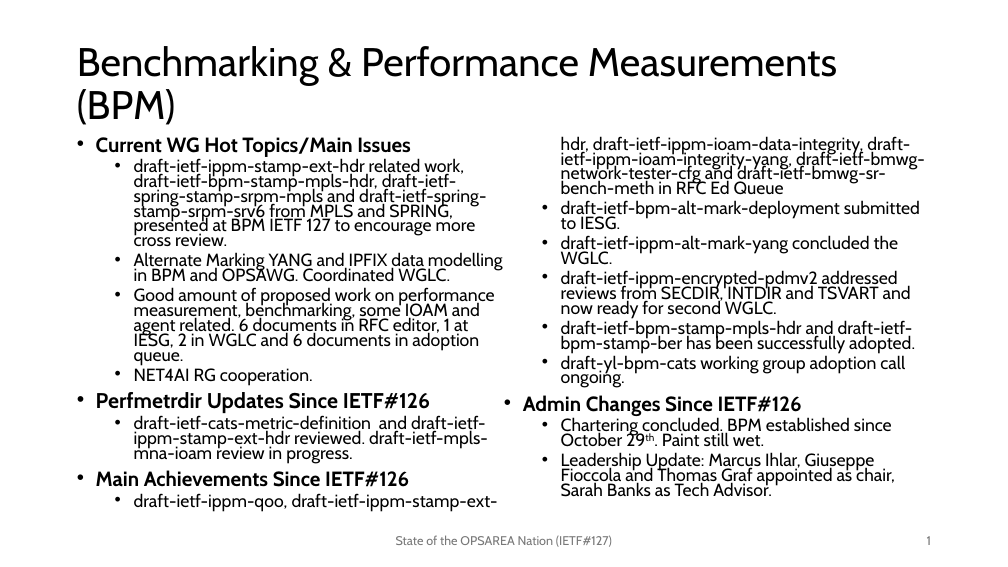
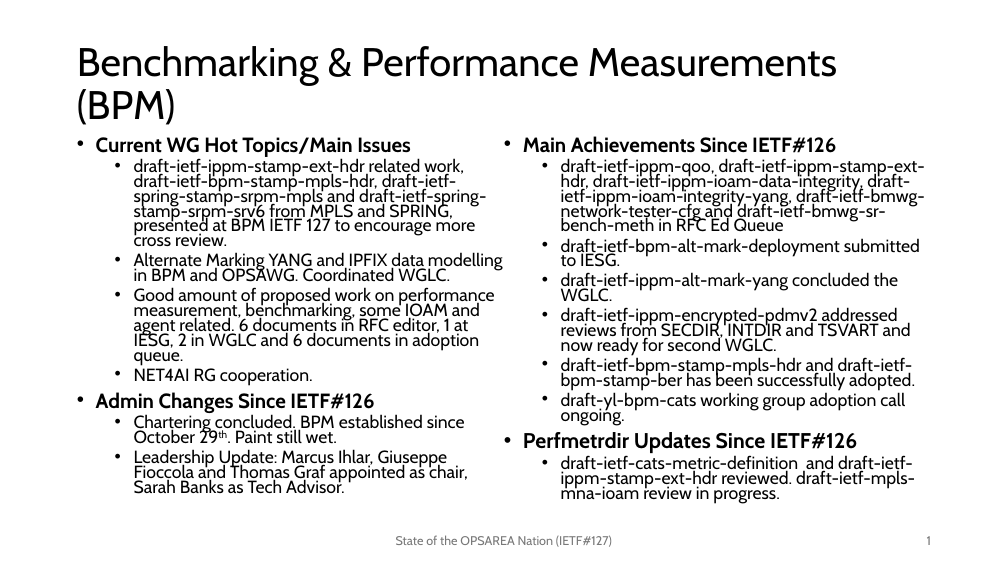
Before and after one commit to ietf-bpm-wg/meeting-materials, a slide deck: slide 1 of ietf127-SanFrancisco/slides/State of OPS Area-BPM-PERFMETRDIR.pptx. Drawn at 1008x567 pixels with LibreOffice and Linux fonts; fonts in the diff are those of the drawing. Boxes give left, top, right and bottom in pixels: in the first picture for what was removed or moved away, otherwise in the second. Text is boxed around its words. In the diff, an @@ line names an element or a change of style, - is before the commit and + after.

```diff
--- a/ietf127-SanFrancisco/slides/State of OPS Area-BPM-PERFMETRDIR.pptx
+++ b/ietf127-SanFrancisco/slides/State of OPS Area-BPM-PERFMETRDIR.pptx
@@ text at <box>96,392,468,494</box>: text changed @@
-  • Perfmetrdir Updates Since IETF#126
-  • draft-ietf-cats-metric-definition and draft-ietf-ippm-stamp-ext-hdr reviewed. draft-ietf-mpls-mna-ioam review in progress.
+• Admin Changes Since IETF#126
+  • Chartering concluded. BPM established since October 29th. Paint still wet.
+  • Leadership Update: Marcus Ihlar, Giuseppe Fioccola and Thomas Graf appointed as chair, Sarah Banks as Tech Advisor.
@@ text at <box>523,432,915,503</box>: text changed @@
-• Admin Changes Since IETF#126
-  • Chartering concluded. BPM established since October 29th. Paint still wet.
-  • Leadership Update: Marcus Ihlar, Giuseppe Fioccola and Thomas Graf appointed as chair, Sarah Banks as Tech Advisor.
+  • Perfmetrdir Updates Since IETF#126
+  • draft-ietf-cats-metric-definition and draft-ietf-ippm-stamp-ext-hdr reviewed. draft-ietf-mpls-mna-ioam review in progress.
```
Also in this commit, not shown: 6 slides added, 1 other file.
